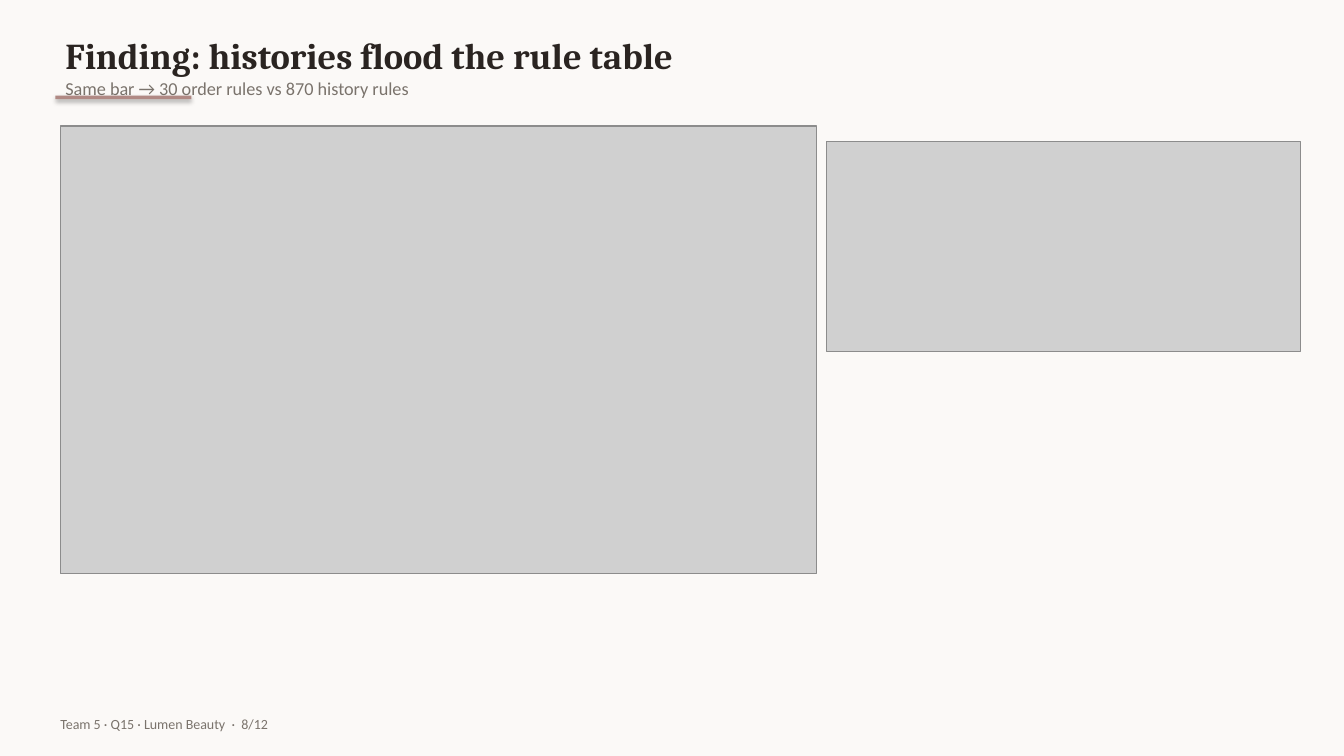
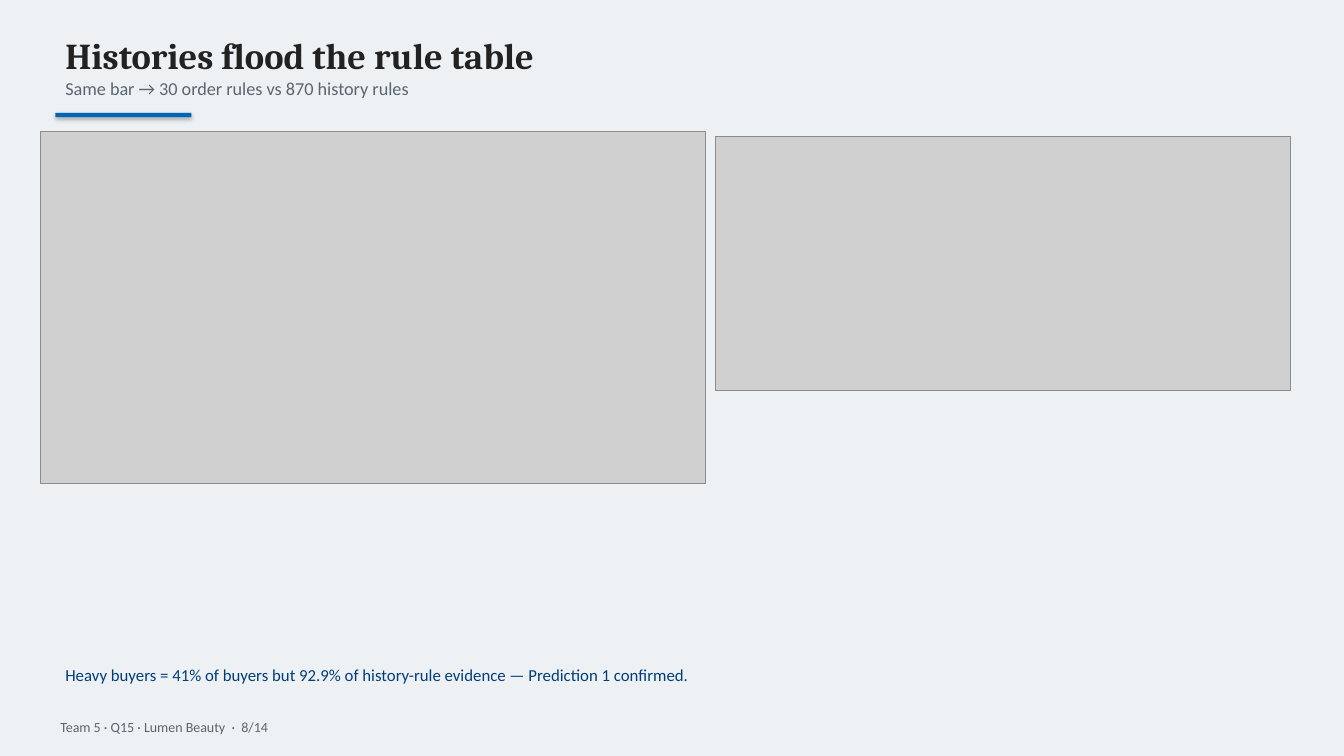
Before and after one commit to N1Rizhka/New-Media-Technology-and-Analytics---Final-Project, a slide deck: slide 8 of deliverables/Team5_Q15_pitch.pptx. Drawn at 1344x756 pixels with LibreOffice and Linux fonts; fonts in the diff are those of the drawing; grey boxes stand for pictures. Boxes give left, top, right and bottom in pixels: in the first picture for what was removed or moved away, otherwise in the second. Text is boxed around its words. In the diff, an @@ line names an element or a change of style, - is before the commit and + after.

```diff
--- a/deliverables/Team5_Q15_pitch.pptx
+++ b/deliverables/Team5_Q15_pitch.pptx
@@ rectangle at (0,0,1344,756): fill #FBF9F7 to #EEF1F3 @@
@@ text at (65,43,534,70): text changed; text colour #2A2421 to #222222 @@
-Finding: histories flood the rule table
+Histories flood the rule table
@@ text at (65,82,408,98): text colour #7A736C to #5A6570 in "Same bar → 30 order rules vs ..." @@
@@ rectangle: place and size @@
-rectangle at (55,96,192,99)
+rectangle at (55,113,192,117)
@@ rectangle at (55,113,192,117): fill #B08984 to #0066B3 @@
@@ picture: place and size @@
-picture at (60,126,817,574)
+picture at (40,131,706,484)
@@ picture: place and size @@
-picture at (827,141,1301,352)
+picture at (716,136,1291,391)
@@ text added at (65,669,688,684), 12 pt, text #003D7A @@
+Heavy buyers = 41% of buyers but 92.9% of history-rule evidence — Prediction 1 confirmed.
@@ text at (60,722,268,734): text changed; text colour #7A736C to #5A6570 @@
-Team 5 · Q15 · Lumen Beauty · 8/12
+Team 5 · Q15 · Lumen Beauty · 8/14
```
Also in this commit, not shown: 10 other slides changed, 3 slides added, 1 slide removed, 31 other files.
